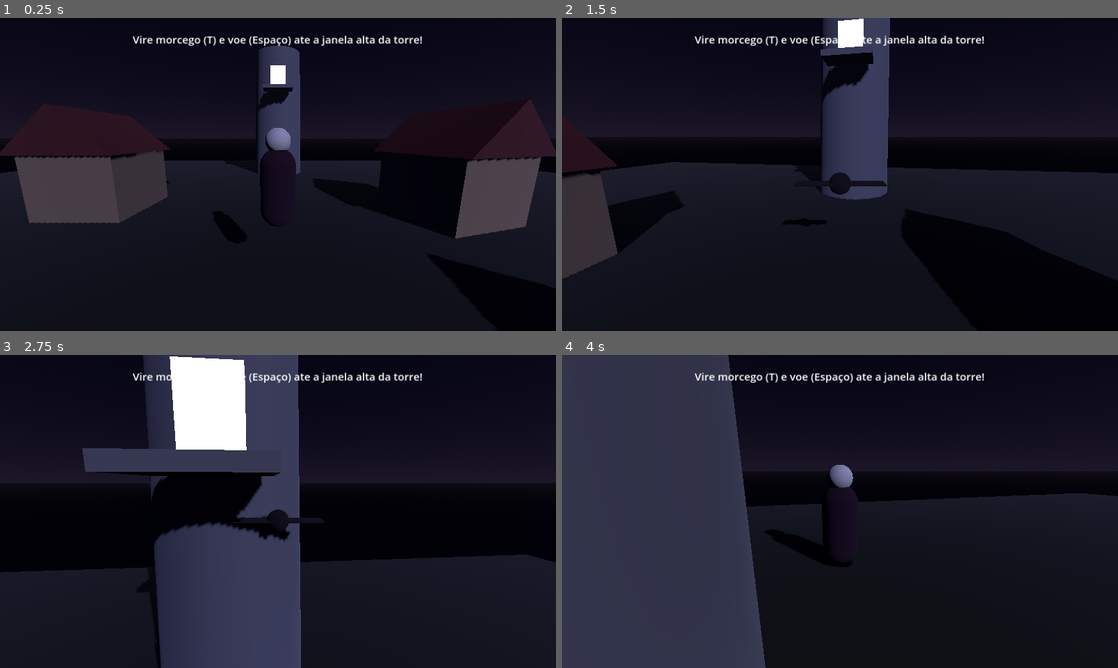
Above: before the commit, frames 1-4 (two rows, left to right).
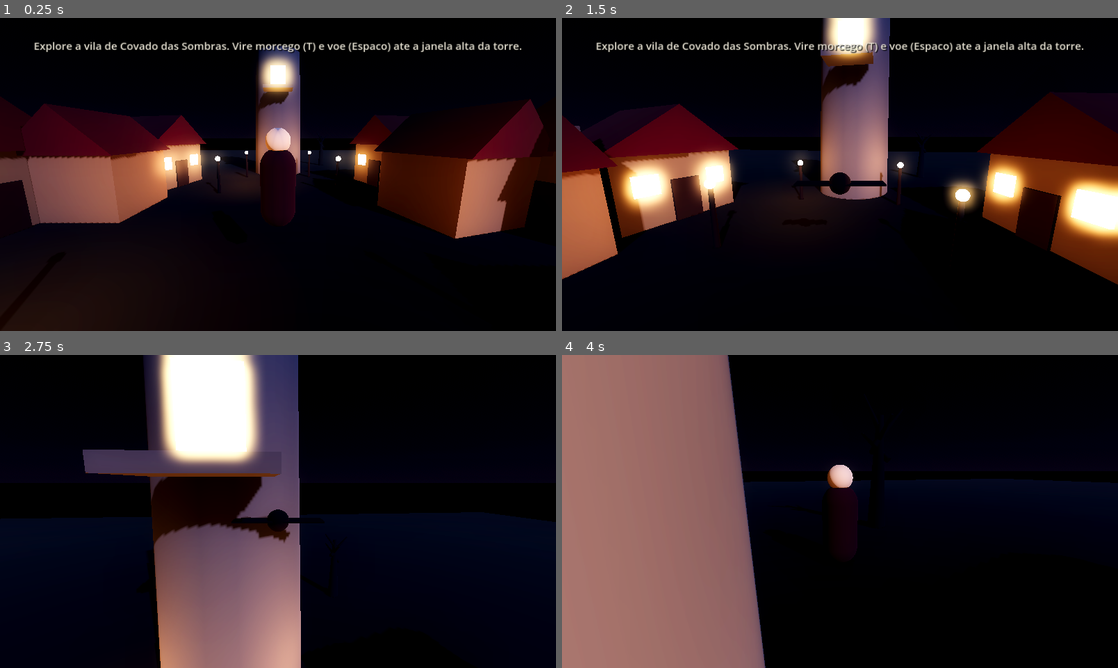
Above: after the commit, the same moments.

Repository: Rafawkj/Luciano
Game: Godot game, scene res://scenes/world.tscn
The game is run twice, just before and just after one commit, with the same random seed, the same clock (stepped at 60 frames per second) and the same inputs.
Inputs (mouse positions are in pixels of both pictures, inside the frame that each line leads up to):
- Up to frame 1 (0.25 s): no input
- Up to frame 2 (1.5 s): move the mouse to (867, 174) at 0.52 s; hold Shift (correr) 0.53-1.28 s; hold W (mover_frente) from 0.53 s (still down); tap Space (pular) at 0.77 s; move the mouse to (812, 174) at 1.27 s; tap T (transformar) at 1.35 s
- Up to frame 3 (2.75 s): keep holding W (mover_frente); tap Space (pular) at 1.52 s; move the mouse to (289, 505) at 2.02 s; hold Shift (correr) from 2.03 s (still down)
- Up to frame 4 (4 s): keep holding W (mover_frente); move the mouse to (834, 517) at 2.77 s; release Shift (correr) at 2.78 s; tap T (transformar) at 2.85 s; tap Space (pular) at 3.02, 3.77 s; move the mouse to (878, 514) at 3.52 s; hold Shift (correr) from 3.53 s (still down)

The runs differ from the first frame. In frame 1, 25% of the frame differs, in the area x 0-100%, y 5-100%; in frame 2, 30%; in frame 3, 21%; in frame 4, 42%, in the area x 0-100%, y 0-100%.

Commit message:
Expande a vila com foco em exploracao e atmosfera dark fantasy
- village_builder.gd: gera a vila por codigo (casas, ruas, praca com poco,
  portao, cemiterio com lapides, capela em ruinas e arvores mortas)
- tocha.gd: luz quente de tochas/velas que tremula como chama
- ponto_de_interesse.gd: Area3D que mostra textos de lore ao explorar
- world.tscn: terreno maior (120x120), lua emissiva, nevoa volumetrica,
  glow/bloom e tonemap ACES para reforcar a ambientacao noturna
- HUD com sombra de texto e quebra de linha; instrucoes e lore na tela
- README atualizado com a secao de atmosfera e exploracao

Co-Authored-By: Claude Opus 4.8 <noreply@anthropic.com>
Claude-Session: https://claude.ai/code/session_01LpmYnzLzqZkJ9F5Pb2UVqf

Diff:
--- a/scenes/village.tscn
+++ b/scenes/village.tscn
@@ -1,6 +1,7 @@
-[gd_scene load_steps=15 format=3 uid="uid://d0vampirevillage1"]
+[gd_scene load_steps=16 format=3 uid="uid://d0vampirevillage1"]
 
 [ext_resource type="Script" path="res://scripts/janela_alta.gd" id="1_janela"]
+[ext_resource type="Script" path="res://scripts/village_builder.gd" id="2_builder"]
 
 [sub_resource type="StandardMaterial3D" id="mat_parede"]
 albedo_color = Color(0.55, 0.46, 0.36, 1)
@@ -56,6 +57,9 @@
 size = Vector3(2.6, 2.0, 1.6)
 
 [node name="Vila" type="Node3D"]
+
+[node name="Construtor" type="Node3D" parent="."]
+script = ExtResource("2_builder")
 
 [node name="Casa1" type="StaticBody3D" parent="."]
 transform = Transform3D(1, 0, 0, 0, 1, 0, 0, 0, 1, 9, 0, 8)
--- a/scenes/world.tscn
+++ b/scenes/world.tscn
@@ -1,24 +1,35 @@
-[gd_scene load_steps=9 format=3 uid="uid://c0vampireworld01"]
+[gd_scene load_steps=11 format=3 uid="uid://c0vampireworld01"]
 
 [ext_resource type="PackedScene" path="res://scenes/player.tscn" id="1_player"]
 [ext_resource type="PackedScene" path="res://scenes/village.tscn" id="2_village"]
 
 [sub_resource type="StandardMaterial3D" id="mat_chao"]
-albedo_color = Color(0.13, 0.14, 0.11, 1)
-roughness = 0.95
+albedo_color = Color(0.1, 0.11, 0.09, 1)
+roughness = 0.97
 
 [sub_resource type="BoxMesh" id="mesh_chao"]
 material = SubResource("mat_chao")
-size = Vector3(60, 1, 60)
+size = Vector3(120, 1, 120)
 
 [sub_resource type="BoxShape3D" id="shape_chao"]
-size = Vector3(60, 1, 60)
+size = Vector3(120, 1, 120)
+
+[sub_resource type="StandardMaterial3D" id="mat_lua"]
+albedo_color = Color(0.9, 0.9, 0.95, 1)
+emission_enabled = true
+emission = Color(0.8, 0.83, 0.95, 1)
+emission_energy_multiplier = 2.5
+
+[sub_resource type="SphereMesh" id="mesh_lua"]
+material = SubResource("mat_lua")
+radius = 6.0
+height = 12.0
 
 [sub_resource type="ProceduralSkyMaterial" id="sky_mat"]
-sky_top_color = Color(0.04, 0.04, 0.09, 1)
-sky_horizon_color = Color(0.12, 0.1, 0.16, 1)
-ground_horizon_color = Color(0.08, 0.07, 0.1, 1)
-ground_bottom_color = Color(0.03, 0.03, 0.05, 1)
+sky_top_color = Color(0.03, 0.03, 0.07, 1)
+sky_horizon_color = Color(0.1, 0.09, 0.14, 1)
+ground_horizon_color = Color(0.06, 0.05, 0.08, 1)
+ground_bottom_color = Color(0.02, 0.02, 0.04, 1)
 
 [sub_resource type="Sky" id="sky"]
 sky_material = SubResource("sky_mat")
@@ -26,12 +37,22 @@
 [sub_resource type="Environment" id="env"]
 background_mode = 2
 sky = SubResource("sky")
+tonemap_mode = 3
 ambient_light_source = 3
-ambient_light_color = Color(0.3, 0.3, 0.4, 1)
-ambient_light_energy = 0.4
+ambient_light_color = Color(0.26, 0.28, 0.4, 1)
+ambient_light_energy = 0.35
 fog_enabled = true
-fog_light_color = Color(0.1, 0.1, 0.16, 1)
-fog_density = 0.012
+fog_light_color = Color(0.09, 0.1, 0.16, 1)
+fog_density = 0.014
+volumetric_fog_enabled = true
+volumetric_fog_density = 0.02
+volumetric_fog_albedo = Color(0.5, 0.52, 0.65, 1)
+volumetric_fog_emission = Color(0.015, 0.015, 0.03, 1)
+glow_enabled = true
+glow_intensity = 0.9
+glow_strength = 1.0
+glow_bloom = 0.15
+glow_hdr_threshold = 0.85
 
 [node name="World" type="Node3D"]
 
@@ -40,9 +61,14 @@
 
 [node name="LuzDirecional" type="DirectionalLight3D" parent="."]
 transform = Transform3D(0.866, -0.25, 0.433, 0, 0.866, 0.5, -0.5, -0.433, 0.75, 0, 12, 0)
-light_color = Color(0.7, 0.72, 0.9, 1)
-light_energy = 0.7
+light_color = Color(0.62, 0.66, 0.9, 1)
+light_energy = 0.55
 shadow_enabled = true
+
+[node name="Lua" type="MeshInstance3D" parent="."]
+transform = Transform3D(1, 0, 0, 0, 1, 0, 0, 0, 1, 38, 52, -72)
+mesh = SubResource("mesh_lua")
+cast_shadow = 0
 
 [node name="Chao" type="StaticBody3D" parent="."]
 
@@ -63,10 +89,15 @@
 
 [node name="MensagemLabel" type="Label" parent="HUD" groups=["hud_mensagem"]]
 anchor_right = 1.0
-offset_top = 20.0
-offset_bottom = 70.0
+offset_top = 24.0
+offset_bottom = 92.0
 grow_horizontal = 2
+theme_override_colors/font_color = Color(0.9, 0.88, 0.82, 1)
+theme_override_colors/font_shadow_color = Color(0, 0, 0, 0.7)
+theme_override_constants/shadow_offset_x = 2
+theme_override_constants/shadow_offset_y = 2
 theme_override_font_sizes/font_size = 22
-text = "Vire morcego (T) e voe (Espaço) ate a janela alta da torre!"
+text = "Explore a vila de Covado das Sombras. Vire morcego (T) e voe (Espaco) ate a janela alta da torre."
 horizontal_alignment = 1
 vertical_alignment = 1
+autowrap_mode = 2
--- /dev/null
+++ b/scripts/ponto_de_interesse.gd
@@ -0,0 +1,36 @@
+# ponto_de_interesse.gd
+# ----------------------------------------------------------------------------
+# Um "ponto de interesse" de EXPLORAÇÃO. É uma Area3D invisível colocada em
+# lugares marcantes da vila (portão, poço, cemitério, capela, torre...).
+#
+# Quando o JOGADOR entra na área, mostramos um texto de "lore" no HUD, ajudando
+# a contar a história do lugar e reforçar a atmosfera. Ao sair, o texto some.
+# ----------------------------------------------------------------------------
+
+extends Area3D
+
+# Texto que aparece ao se aproximar deste ponto. Pode ter várias linhas.
+@export_multiline var texto: String = ""
+
+
+func _ready() -> void:
+	# body_entered / body_exited disparam quando um corpo (o jogador) entra/sai.
+	body_entered.connect(_ao_entrar)
+	body_exited.connect(_ao_sair)
+
+
+func _ao_entrar(corpo: Node3D) -> void:
+	if corpo.is_in_group("player"):
+		_definir_texto_hud(texto)
+
+
+func _ao_sair(corpo: Node3D) -> void:
+	if corpo.is_in_group("player"):
+		_definir_texto_hud("")
+
+
+func _definir_texto_hud(valor: String) -> void:
+	# Procura o rótulo do HUD (grupo "hud_mensagem") e atualiza o texto.
+	var rotulo := get_tree().get_first_node_in_group("hud_mensagem")
+	if rotulo:
+		rotulo.text = valor
--- /dev/null
+++ b/scripts/tocha.gd
@@ -0,0 +1,26 @@
+# tocha.gd
+# ----------------------------------------------------------------------------
+# Faz uma luz "tremular" como a chama de uma tocha, criando clima sombrio.
+# É colocado em uma OmniLight3D (luz pontual). A energia da luz oscila de leve
+# o tempo todo, imitando o bruxulear do fogo.
+# ----------------------------------------------------------------------------
+
+extends OmniLight3D
+
+# Brilho médio da chama.
+@export var energia_base: float = 2.2
+# Quanto o brilho varia para cima/baixo.
+@export var variacao: float = 0.7
+# Velocidade do tremular.
+@export var velocidade: float = 11.0
+
+# Contador interno de tempo (para a onda do seno).
+var _tempo: float = 0.0
+
+
+func _process(delta: float) -> void:
+	_tempo += delta * velocidade
+	# Combina uma onda suave (seno) com um pouco de aleatoriedade,
+	# para a chama não tremular de forma perfeitamente regular.
+	var oscilacao := sin(_tempo) * 0.5 + (randf() - 0.5)
+	light_energy = energia_base + oscilacao * variacao
--- /dev/null
+++ b/scripts/village_builder.gd
@@ -0,0 +1,357 @@
+# village_builder.gd
+# ----------------------------------------------------------------------------
+# CONSTRUTOR DA VILA (procedural = montado por código ao iniciar o jogo).
+#
+# Em vez de posicionar dezenas de objetos à mão no editor, este script cria
+# tudo a partir de LISTAS DE POSIÇÕES. Para deixar a vila maior, basta adicionar
+# mais coordenadas nas listas dentro de _ready(). Cada "peça" (casa, tocha,
+# túmulo, árvore morta, poço, capela) tem sua própria função, bem separada.
+#
+# O foco do jogo é EXPLORAÇÃO e a VIBE dark fantasy, então espalhamos tochas
+# (luz quente que tremula) e pontos de interesse com textos de lore.
+# ----------------------------------------------------------------------------
+
+extends Node3D
+
+# Scripts reutilizados pelas peças que criamos.
+const ScriptTocha := preload("res://scripts/tocha.gd")
+const ScriptPontoInteresse := preload("res://scripts/ponto_de_interesse.gd")
+
+# --- Materiais (criados uma única vez em _criar_materiais) ---
+var mat_parede: StandardMaterial3D    # reboco claro das casas
+var mat_madeira: StandardMaterial3D   # madeira escura (portas, postes)
+var mat_telhado: StandardMaterial3D   # telhado vermelho escuro
+var mat_pedra: StandardMaterial3D     # pedra (poço, túmulos, capela)
+var mat_janela: StandardMaterial3D    # janela/chama iluminada (emissiva)
+var mat_tronco: StandardMaterial3D    # árvores mortas
+
+
+func _ready() -> void:
+	_criar_materiais()
+	_construir_casas()
+	_construir_praca_e_portao()
+	_construir_cemiterio()
+	_espalhar_arvores_mortas()
+	_criar_pontos_de_interesse()
+
+
+# ============================================================================
+# MATERIAIS
+# ============================================================================
+
+func _criar_materiais() -> void:
+	mat_parede = _novo_material(Color(0.5, 0.45, 0.38))
+	mat_madeira = _novo_material(Color(0.18, 0.12, 0.08))
+	mat_telhado = _novo_material(Color(0.3, 0.1, 0.1))
+	mat_pedra = _novo_material(Color(0.4, 0.4, 0.44))
+	mat_tronco = _novo_material(Color(0.12, 0.1, 0.09))
+	# Janela/chama: material que EMITE luz própria (brilha no escuro).
+	mat_janela = _novo_material(Color(1.0, 0.78, 0.4), 0.6, true, 3.0)
+
+
+func _novo_material(cor: Color, rugosidade := 0.95, emissivo := false, energia := 1.0) -> StandardMaterial3D:
+	var m := StandardMaterial3D.new()
+	m.albedo_color = cor
+	m.roughness = rugosidade
+	if emissivo:
+		m.emission_enabled = true
+		m.emission = cor
+		m.emission_energy_multiplier = energia
+	return m
+
+
+# ============================================================================
+# AJUDANTES DE GEOMETRIA (criam caixas, malhas e colisões)
+# ============================================================================
+
+func _malha_caixa(tamanho: Vector3, material: Material) -> BoxMesh:
+	var m := BoxMesh.new()
+	m.size = tamanho
+	m.material = material
+	return m
+
+
+# Adiciona uma caixa SÓLIDA (com colisão) a um corpo estático.
+func _caixa_solida(corpo: StaticBody3D, tamanho: Vector3, pos: Vector3, material: Material) -> void:
+	var visual := MeshInstance3D.new()
+	visual.mesh = _malha_caixa(tamanho, material)
+	visual.position = pos
+	corpo.add_child(visual)
+
+	var colisao := CollisionShape3D.new()
+	var forma := BoxShape3D.new()
+	forma.size = tamanho
+	colisao.shape = forma
+	colisao.position = pos
+	corpo.add_child(colisao)
+
+
+# Adiciona uma malha apenas VISUAL (sem colisão) a qualquer nó.
+func _malha(pai: Node3D, malha: Mesh, pos: Vector3, rot_graus := Vector3.ZERO) -> MeshInstance3D:
+	var mi := MeshInstance3D.new()
+	mi.mesh = malha
+	mi.position = pos
+	mi.rotation_degrees = rot_graus
+	pai.add_child(mi)
+	return mi
+
+
+# ============================================================================
+# CASAS
+# ============================================================================
+
+func _construir_casas() -> void:
+	# Cada item é [posição, rotação em graus]. As casas formam ruas em volta
+	# do ponto de partida, deixando o caminho até a torre (ao norte) livre.
+	var casas := [
+		# Rua de entrada (ao sul), dos dois lados
+		[Vector3(9, 0, 22), -90.0], [Vector3(-9, 0, 22), 90.0],
+		[Vector3(9, 0, 15), -90.0], [Vector3(-9, 0, 15), 90.0],
+		[Vector3(12, 0, 7), -90.0], [Vector3(-12, 0, 7), 90.0],
+		# Casas mais próximas da praça/torre
+		[Vector3(13, 0, -3), -90.0], [Vector3(-13, 0, -3), 90.0],
+		[Vector3(10, 0, -12), -75.0], [Vector3(-10, 0, -12), 75.0],
+		# Bairro a leste
+		[Vector3(22, 0, 3), -90.0], [Vector3(22, 0, -7), -90.0],
+		# Casa isolada a oeste
+		[Vector3(-22, 0, 4), 100.0],
+	]
+	for casa in casas:
+		_criar_casa(casa[0], casa[1])
+
+	# Tochas iluminando as ruas e a praça (luz quente que tremula).
+	var tochas := [
+		Vector3(4, 0, 21), Vector3(-4, 0, 21),
+		Vector3(4, 0, 12), Vector3(-4, 0, 12),
+		Vector3(5, 0, 2), Vector3(-5, 0, 2),
+		Vector3(4, 0, -9), Vector3(-4, 0, -9),
+		Vector3(3, 0, -15), Vector3(-3, 0, -15),
+		Vector3(18, 0, -2), Vector3(-18, 0, 0),
+	]
+	for pos in tochas:
+		_criar_tocha(pos)
+
+
+func _criar_casa(pos: Vector3, graus: float) -> void:
+	var casa := StaticBody3D.new()
+	casa.position = pos
+	casa.rotation_degrees = Vector3(0, graus, 0)
+	add_child(casa)
+
+	# Paredes (caixa sólida) e telhado em forma de prisma.
+	_caixa_solida(casa, Vector3(5, 3.2, 5), Vector3(0, 1.6, 0), mat_parede)
+	var telhado := PrismMesh.new()
+	telhado.size = Vector3(5.8, 2.2, 5.8)
+	telhado.material = mat_telhado
+	_malha(casa, telhado, Vector3(0, 4.3, 0))
+
+	# Porta escura e duas janelas iluminadas na frente (face +Z local).
+	_malha(casa, _malha_caixa(Vector3(1.2, 2.0, 0.15), mat_madeira), Vector3(0, 1.0, 2.55))
+	_malha(casa, _malha_caixa(Vector3(0.9, 0.9, 0.15), mat_janela), Vector3(1.5, 1.9, 2.55))
+	_malha(casa, _malha_caixa(Vector3(0.9, 0.9, 0.15), mat_janela), Vector3(-1.5, 1.9, 2.55))
+
+
+func _criar_tocha(pos: Vector3) -> void:
+	var base := Node3D.new()
+	base.position = pos
+	add_child(base)
+
+	# Poste de madeira.
+	var poste := CylinderMesh.new()
+	poste.top_radius = 0.08
+	poste.bottom_radius = 0.12
+	poste.height = 2.2
+	poste.material = mat_madeira
+	_malha(base, poste, Vector3(0, 1.1, 0))
+
+	# "Chama" emissiva no topo.
+	var chama := SphereMesh.new()
+	chama.radius = 0.18
+	chama.height = 0.36
+	chama.material = mat_janela
+	_malha(base, chama, Vector3(0, 2.35, 0))
+
+	# Luz pontual quente que tremula (script tocha.gd).
+	var luz := OmniLight3D.new()
+	luz.position = Vector3(0, 2.35, 0)
+	luz.light_color = Color(1.0, 0.6, 0.25)
+	luz.omni_range = 10.0
+	luz.set_script(ScriptTocha)
+	base.add_child(luz)
+
+
+# ============================================================================
+# PRAÇA: POÇO CENTRAL + PORTÃO DE ENTRADA
+# ============================================================================
+
+func _construir_praca_e_portao() -> void:
+	_criar_poco(Vector3(0, 0, 9))
+	_criar_portao(Vector3(0, 0, 30))
+
+
+func _criar_poco(pos: Vector3) -> void:
+	var poco := StaticBody3D.new()
+	poco.position = pos
+	add_child(poco)
+
+	# Anel de pedra (cilindro) com colisão cilíndrica.
+	var anel := CylinderMesh.new()
+	anel.top_radius = 1.4
+	anel.bottom_radius = 1.5
+	anel.height = 1.0
+	anel.material = mat_pedra
+	_malha(poco, anel, Vector3(0, 0.5, 0))
+
+	var colisao := CollisionShape3D.new()
+	var forma := CylinderShape3D.new()
+	forma.radius = 1.5
+	forma.height = 1.0
+	colisao.shape = forma
+	colisao.position = Vector3(0, 0.5, 0)
+	poco.add_child(colisao)
+
+	# Dois postes e um teto de madeira por cima do poço.
+	_malha(poco, _malha_caixa(Vector3(0.2, 2.4, 0.2), mat_madeira), Vector3(-1.2, 1.2, 0))
+	_malha(poco, _malha_caixa(Vector3(0.2, 2.4, 0.2), mat_madeira), Vector3(1.2, 1.2, 0))
+	var teto := PrismMesh.new()
+	teto.size = Vector3(3.2, 1.0, 1.6)
+	teto.material = mat_telhado
+	_malha(poco, teto, Vector3(0, 2.8, 0))
+
+
+func _criar_portao(pos: Vector3) -> void:
+	var portao := StaticBody3D.new()
+	portao.position = pos
+	add_child(portao)
+	# Dois pilares de pedra e uma viga de madeira por cima (entrada da vila).
+	_caixa_solida(portao, Vector3(1, 6, 1), Vector3(-4, 3, 0), mat_pedra)
+	_caixa_solida(portao, Vector3(1, 6, 1), Vector3(4, 3, 0), mat_pedra)
+	_malha(portao, _malha_caixa(Vector3(9.5, 1, 1), mat_madeira), Vector3(0, 6, 0))
+
+
+# ============================================================================
+# CEMITÉRIO: túmulos em grade + capela em ruínas
+# ============================================================================
+
+func _construir_cemiterio() -> void:
+	# Túmulos em uma grade, com pequenas variações de posição e inclinação,
+	# como lápides antigas e tortas. Fica a oeste da vila.
+	for x in range(-42, -23, 4):
+		for z in range(-20, -1, 4):
+			# Deixa um espaço aberto onde fica a capela.
+			if x > -34 and z < -10:
+				continue
+			var pos := Vector3(x + randf_range(-1.0, 1.0), 0, z + randf_range(-1.0, 1.0))
+			_criar_lapide(pos, randf_range(0.0, 360.0))
+
+	_criar_capela(Vector3(-31, 0, -15), 0.0)
+	# Tochas fracas marcando a entrada do cemitério.
+	_criar_tocha(Vector3(-22, 0, -6))
+	_criar_tocha(Vector3(-22, 0, -16))
+
+
+func _criar_lapide(pos: Vector3, graus: float) -> void:
+	var lapide := StaticBody3D.new()
+	lapide.position = pos
+	# Inclina um pouco para parecer velha e abandonada.
+	lapide.rotation_degrees = Vector3(randf_range(-7.0, 7.0), graus, randf_range(-9.0, 9.0))
+	add_child(lapide)
+	_caixa_solida(lapide, Vector3(0.8, 1.1, 0.18), Vector3(0, 0.55, 0), mat_pedra)
+
+
+func _criar_capela(pos: Vector3, graus: float) -> void:
+	var capela := StaticBody3D.new()
+	capela.position = pos
+	capela.rotation_degrees = Vector3(0, graus, 0)
+	add_child(capela)
+
+	# Paredes quebradas (alturas diferentes) formando uma ruína aberta.
+	_caixa_solida(capela, Vector3(8, 5, 0.6), Vector3(0, 2.5, -3.5), mat_pedra)   # fundo
+	_caixa_solida(capela, Vector3(0.6, 4, 7), Vector3(-3.7, 2, 0), mat_pedra)     # lateral esq.
+	_caixa_solida(capela, Vector3(0.6, 2.5, 4), Vector3(3.7, 1.25, -1.5), mat_pedra) # lateral dir. quebrada
+	_caixa_solida(capela, Vector3(0.7, 3, 0.7), Vector3(-3.4, 1.5, 3.4), mat_pedra)  # pilar frontal esq.
+	_caixa_solida(capela, Vector3(0.7, 2, 0.7), Vector3(3.4, 1.0, 3.4), mat_pedra)   # pilar frontal dir. quebrado
+
+	# Altar com uma vela acesa (luz quente fraca) lá dentro.
+	_caixa_solida(capela, Vector3(2, 1, 1), Vector3(0, 0.5, -2.5), mat_pedra)
+	_malha(capela, _malha_caixa(Vector3(0.2, 0.4, 0.2), mat_janela), Vector3(0, 1.2, -2.5))
+	var vela := OmniLight3D.new()
+	vela.position = Vector3(0, 1.4, -2.5)
+	vela.light_color = Color(1.0, 0.55, 0.2)
+	vela.omni_range = 6.0
+	vela.set_script(ScriptTocha)
+	capela.add_child(vela)
+
+
+# ============================================================================
+# ÁRVORES MORTAS (espalhadas para reforçar o clima)
+# ============================================================================
+
+func _espalhar_arvores_mortas() -> void:
+	var posicoes := [
+		Vector3(-26, 0, -2), Vector3(-38, 0, -3), Vector3(-30, 0, -22),
+		Vector3(16, 0, 16), Vector3(-16, 0, 18), Vector3(24, 0, -16),
+		Vector3(6, 0, -24), Vector3(-6, 0, 28),
+	]
+	for pos in posicoes:
+		_criar_arvore_morta(pos)
+
+
+func _criar_arvore_morta(pos: Vector3) -> void:
+	var arvore := Node3D.new()
+	arvore.position = pos
+	add_child(arvore)
+
+	# Tronco principal.
+	var tronco := CylinderMesh.new()
+	tronco.top_radius = 0.12
+	tronco.bottom_radius = 0.35
+	tronco.height = 4.0
+	tronco.material = mat_tronco
+	_malha(arvore, tronco, Vector3(0, 2.0, 0))
+
+	# Alguns galhos retorcidos saindo em ângulos aleatórios.
+	for i in range(4):
+		var galho := CylinderMesh.new()
+		galho.top_radius = 0.04
+		galho.bottom_radius = 0.12
+		galho.height = 1.6
+		galho.material = mat_tronco
+		var angulo := randf() * TAU
+		_malha(
+			arvore, galho,
+			Vector3(sin(angulo) * 0.3, 3.0 + i * 0.3, cos(angulo) * 0.3),
+			Vector3(randf_range(25.0, 55.0), rad_to_deg(angulo), randf_range(-30.0, 30.0))
+		)
+
+
+# ============================================================================
+# PONTOS DE INTERESSE (textos de lore para a EXPLORAÇÃO)
+# ============================================================================
+
+func _criar_pontos_de_interesse() -> void:
+	# Cada item é [posição, texto]. O texto aparece no HUD ao se aproximar.
+	var pontos := [
+		[Vector3(0, 1.5, 29), "Vila de Côvado das Sombras. Os portões estão abertos... mas ninguem veio recebê-lo."],
+		[Vector3(0, 1.5, 9), "O poço seco. No fundo, apenas escuridão — e um cheiro antigo de ferro."],
+		[Vector3(-22, 1.5, -11), "Cemitério da vila. As lápides são recentes demais para uma vila tão silenciosa."],
+		[Vector3(-31, 1.5, -11), "Capela em ruínas. Uma única vela ainda arde no altar. Quem a acendeu?"],
+		[Vector3(0, 1.5, -13), "A velha torre. A única janela acesa fica no alto, longe demais para mãos humanas. Talvez asas alcancem... (vire morcego com T e voe com Espaço)"],
+	]
+	for ponto in pontos:
+		_criar_ponto_interesse(ponto[0], ponto[1])
+
+
+func _criar_ponto_interesse(pos: Vector3, texto: String) -> void:
+	var area := Area3D.new()
+	area.position = pos
+	area.set_script(ScriptPontoInteresse)
+	area.texto = texto
+
+	var colisao := CollisionShape3D.new()
+	var forma := SphereShape3D.new()
+	forma.radius = 3.5
+	colisao.shape = forma
+	area.add_child(colisao)
+
+	add_child(area)
